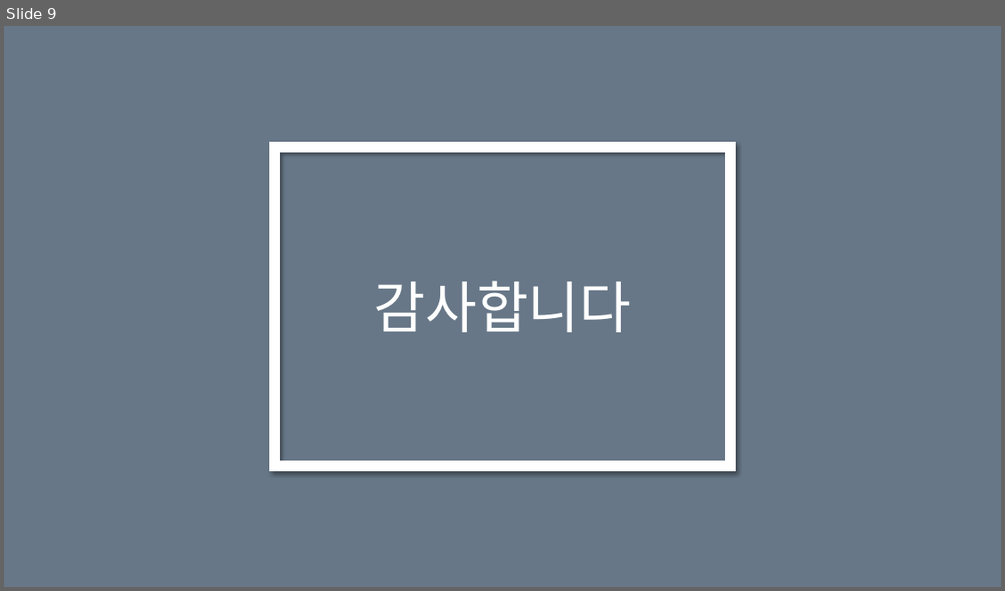
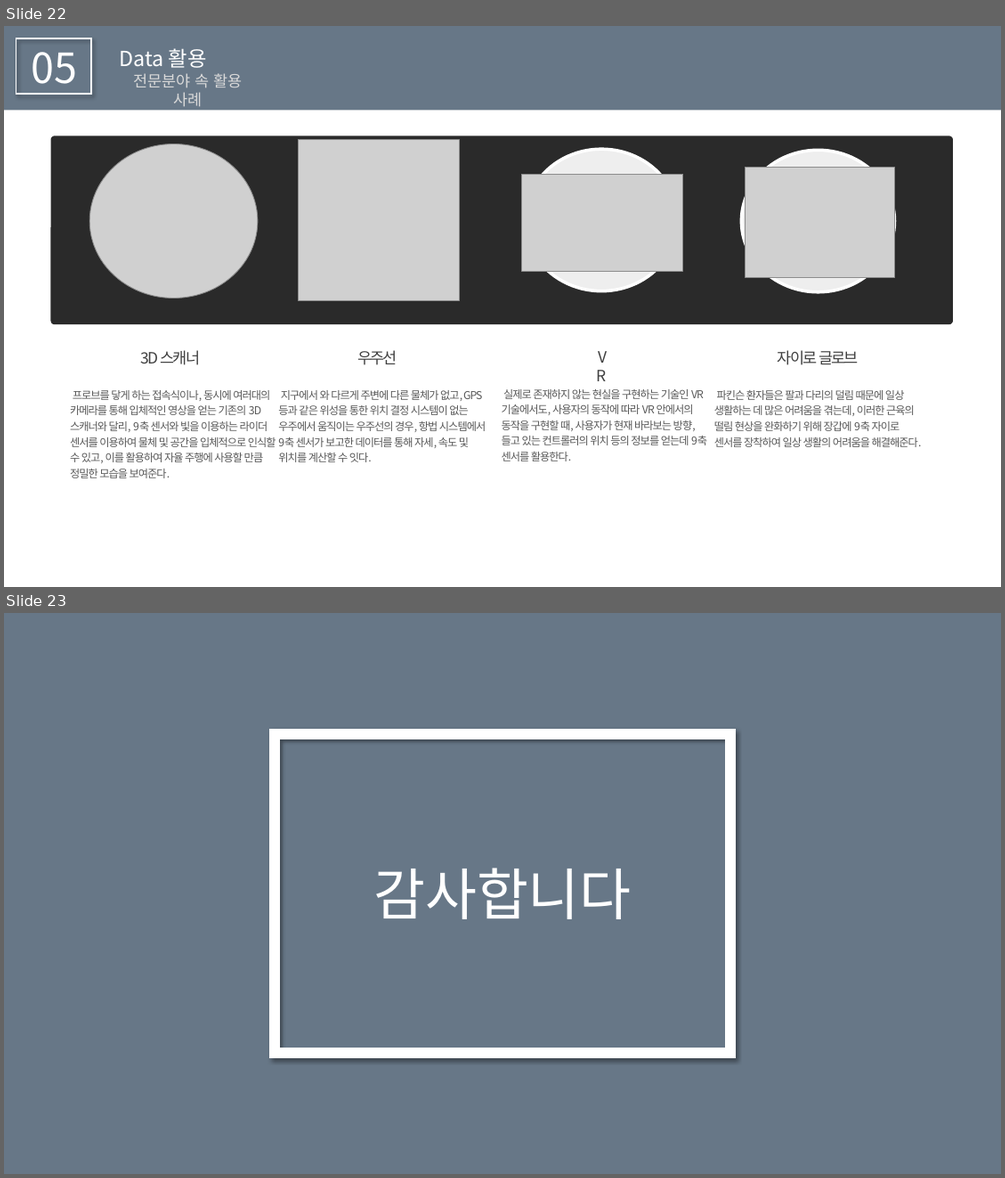
Before and after one commit to Endien96/AA22, a slide deck: AA22_FinalProject/Week15/PPT/ppt.pptx. Shown one above the other, each under a label of ours: slide 9 before the commit, slides 22 and 23 after it. The pictures are 1005x591 and 1005x1178 pixels, drawn with LibreOffice and Linux fonts; fonts in the diff are those of the drawing; grey boxes stand for pictures. Boxes give left, top, right and bottom in pixels: in the first picture for what was removed or moved away, otherwise in the second. Text is boxed around its words. In the diff, an @@ line names an element or a change of style, - is before the commit and + after.

```diff
--- a/AA22_FinalProject/Week15/PPT/ppt.pptx
+++ b/AA22_FinalProject/Week15/PPT/ppt.pptx
@@ slide 22 added at <box>4,26,1001,587</box>, background #FFFFFF @@
@@ rectangle added at <box>4,26,1001,110</box>, fill #677787 @@
@@ rectangle added at <box>16,38,91,94</box>, outline #FFFFFF 1.5 pt @@
@@ text added at <box>32,52,78,95</box>, 40 pt, text #FFFFFF @@
+05
@@ text added at <box>119,48,207,68</box>, 20 pt, text #FFFFFF @@
+Data 활용
@@ text added at <box>133,73,242,111</box>, 15 pt, text #D9D9D9 @@
+전문분야 속 활용 사례
@@ rounded rectangle added at <box>51,136,954,324</box>, fill #2A2A2A @@
@@ picture added at <box>90,144,259,298</box> @@
@@ ellipse added at <box>94,150,247,292</box>, fill #EEEEEE, outline #FFFFFF 3 pt @@
@@ picture added at <box>299,140,460,300</box> @@
@@ ellipse added at <box>526,149,679,290</box>, fill #EEEEEE, outline #FFFFFF 3 pt @@
@@ ellipse added at <box>741,150,895,292</box>, fill #EEEEEE, outline #FFFFFF 3 pt @@
@@ picture added at <box>521,174,683,272</box> @@
@@ picture added at <box>745,168,895,277</box> @@
@@ text added at <box>589,346,615,367</box>, 15 pt, text #404040 @@
+VR
@@ text added at <box>140,350,200,365</box>, 15 pt, text #404040 @@
+3D 스캐너
@@ text added at <box>357,350,397,365</box>, 15 pt, text #404040 @@
+우주선
@@ text added at <box>777,350,858,365</box>, 15 pt, text #404040 @@
+자이로 글로브
@@ text added at <box>70,390,276,478</box>, 10.5 pt, text #595959 @@
+프로브를 닿게 하는 접속식이나, 동시에 여러대의 카메라를 통해 입체적인 영상을 얻는 기존의 3D 스캐너와 달리, 9축 센서와 빛을 이용하는 라이더 센서를 이용하여 물체 및 공간을 입체적으로 인식할 수 있고, 이를 활용하여 자율 주행에 사용할 만큼 정밀한 모습을 보여준다.
@@ text added at <box>278,390,485,462</box>, 10.5 pt, text #595959 @@
+지구에서 와 다르게 주변에 다른 물체가 없고, GPS등과 같은 위성을 통한 위치 결정 시스템이 없는 우주에서 움직이는 우주선의 경우, 항법 시스템에서 9축 센서가 보고한 데이터를 통해 자세, 속도 및 위치를 계산할 수 잇다.
@@ text added at <box>502,389,707,461</box>, 10.5 pt, text #595959 @@
+실제로 존재하지 않는 현실을 구현하는 기술인 VR 기술에서도, 사용자의 동작에 따라 VR 안에서의 동작을 구현할 때, 사용자가 현재 바라보는 방향, 들고 있는 컨트롤러의 위치 등의 정보를 얻는데 9축 센서를 활용한다.
@@ text added at <box>714,390,922,447</box>, 10.5 pt, text #595959 @@
+파킨슨 환자들은 팔과 다리의 덜림 때문에 일상 생활하는 데 많은 어려움을 겪는데, 이러한 근육의 떨림 현상을 완화하기 위해 장갑에 9축 자이로 센서를 장착하여 일상 생활의 어려움을 해결해준다.
@@ what was slide 9 is now slide 23 @@
```
Also in this commit, not shown: 14 other slides added, 1 slide removed, 5 other files.
